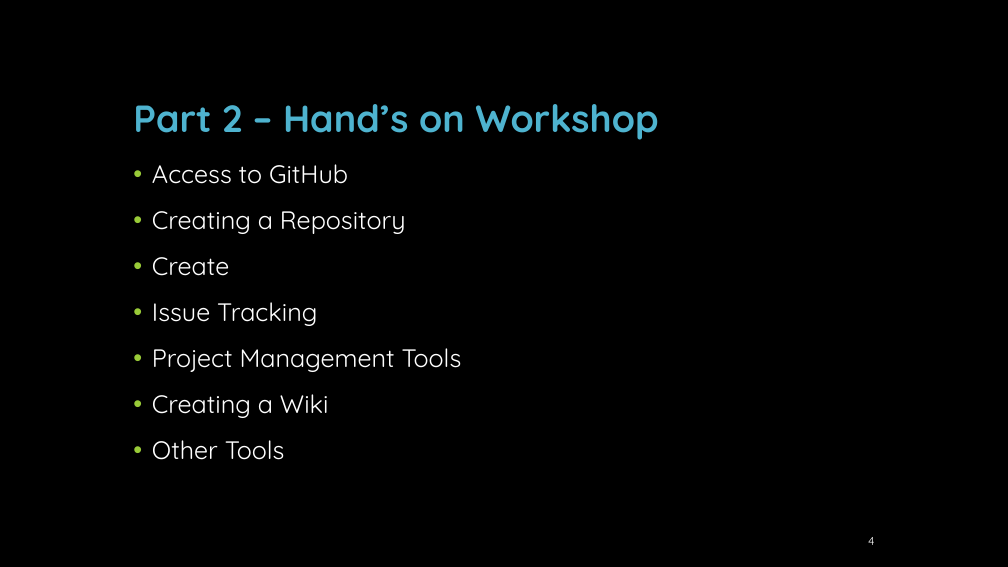
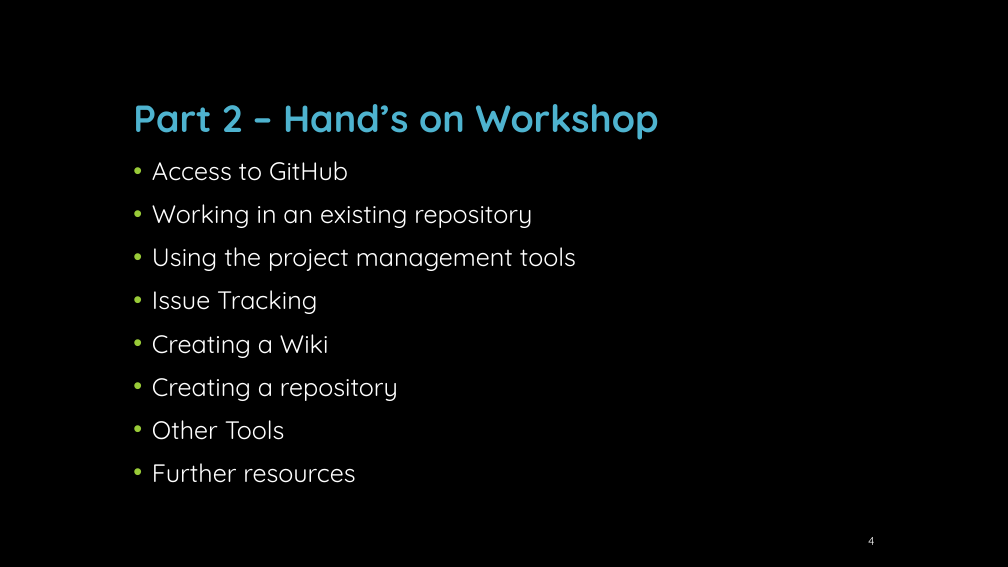
Before and after one commit to NOAA-PMEL/PMEL-training, a slide deck: slide 4 of 0-Workshop/Intro_to_GitHub_and_Version_Control.pptx. Drawn at 1008x567 pixels with LibreOffice and Linux fonts; fonts in the diff are those of the drawing; background and template pictures are left out. Boxes give left, top, right and bottom in pixels: in the first picture for what was removed or moved away, otherwise in the second. Text is boxed around its words. In the diff, an @@ line names an element or a change of style, - is before the commit and + after.

```diff
--- a/0-Workshop/Intro_to_GitHub_and_Version_Control.pptx
+++ b/0-Workshop/Intro_to_GitHub_and_Version_Control.pptx
@@ text at (152, 161, 348, 440): line spacing 0.9 to 0.8 @@
@@ text at (152, 204, 576, 271): text changed @@
-• Creating a Repository
-• Create
+• Working in an existing repository
+• Using the project management tools
@@ text at (152, 348, 462, 372): paragraph removed @@
-• Project Management Tools
@@ text at (152, 378, 398, 401): paragraph added @@
+• Creating a repository
@@ text at (152, 463, 355, 483): paragraph added @@
+• Further resources
```
Also in this commit, not shown: 1 other slide changed, 1 slide added, 1 other file.
